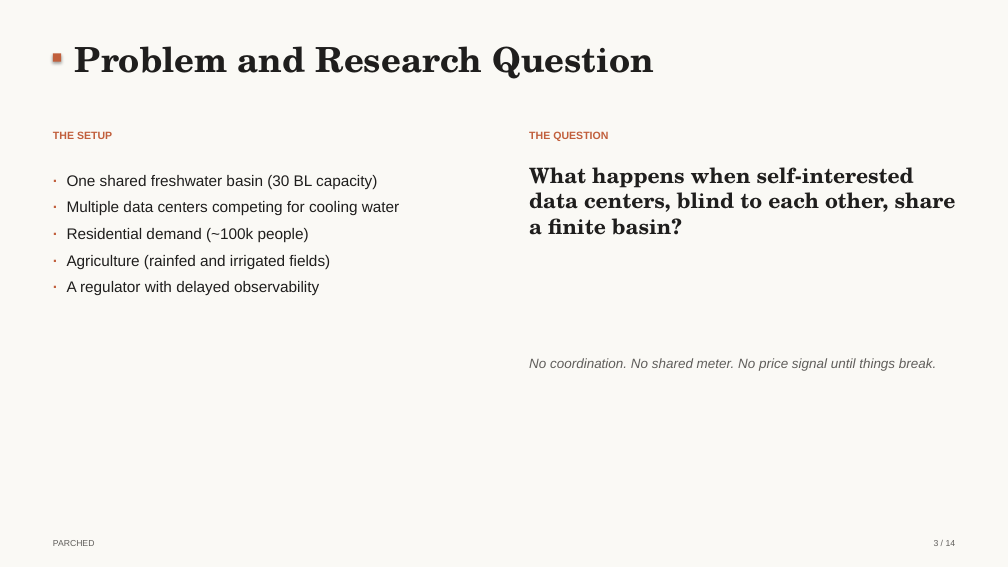
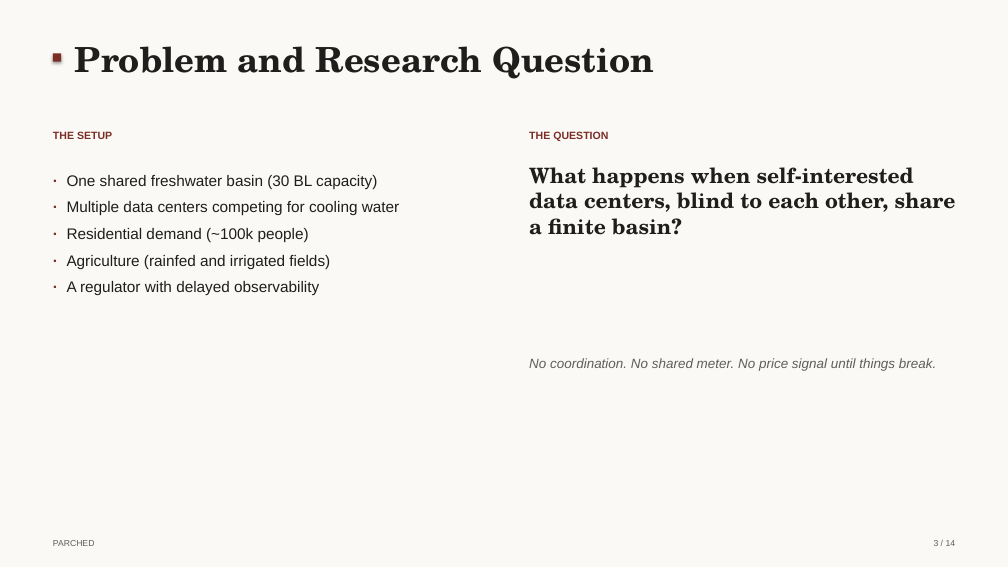
Before and after one commit to cup-noodlehS/ABM-project, a slide deck: slide 3 of presentation/PARCHED_final.pptx. Drawn at 1008x567 pixels with LibreOffice and Linux fonts; fonts in the diff are those of the drawing. Boxes give left, top, right and bottom in pixels: in the first picture for what was removed or moved away, otherwise in the second. Text is boxed around its words. In the diff, an @@ line names an element or a change of style, - is before the commit and + after.

```diff
--- a/presentation/PARCHED_final.pptx
+++ b/presentation/PARCHED_final.pptx
@@ rectangle at (53, 53, 62, 62): fill #C15F3C to #7B2D26 @@
@@ text "THE SETUP" at (53, 131, 112, 139): text colour #C15F3C to #7B2D26 @@
@@ text "THE QUESTION" at (529, 131, 608, 141): text colour #C15F3C to #7B2D26 @@
@@ text "· One shared freshwater basin ..." at (67, 175, 399, 295): text colour #C15F3C to #7B2D26 in "·", "·", "·", "·" and 1 more places @@
```
Also in this commit, not shown: 13 other slides changed, 1 other file.
